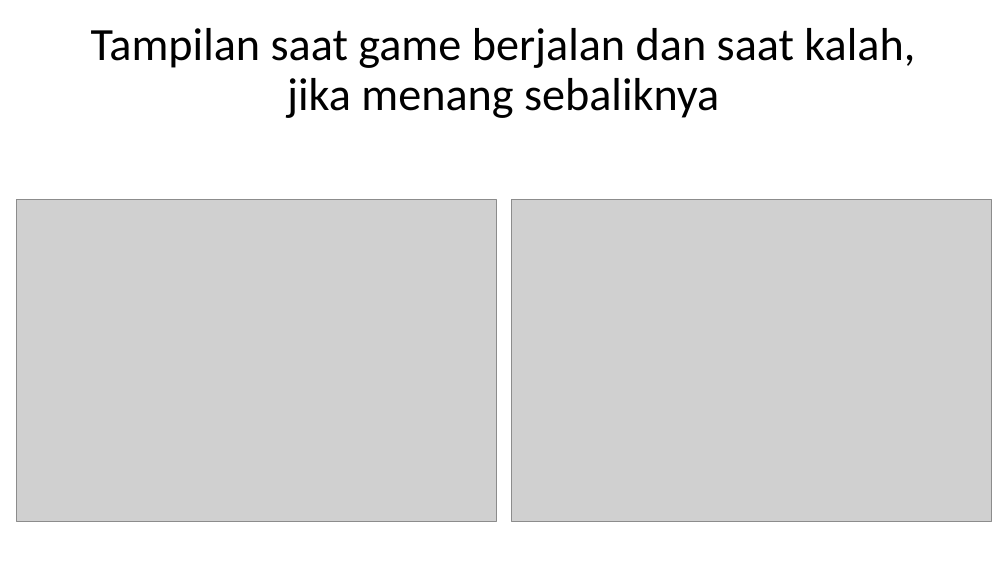
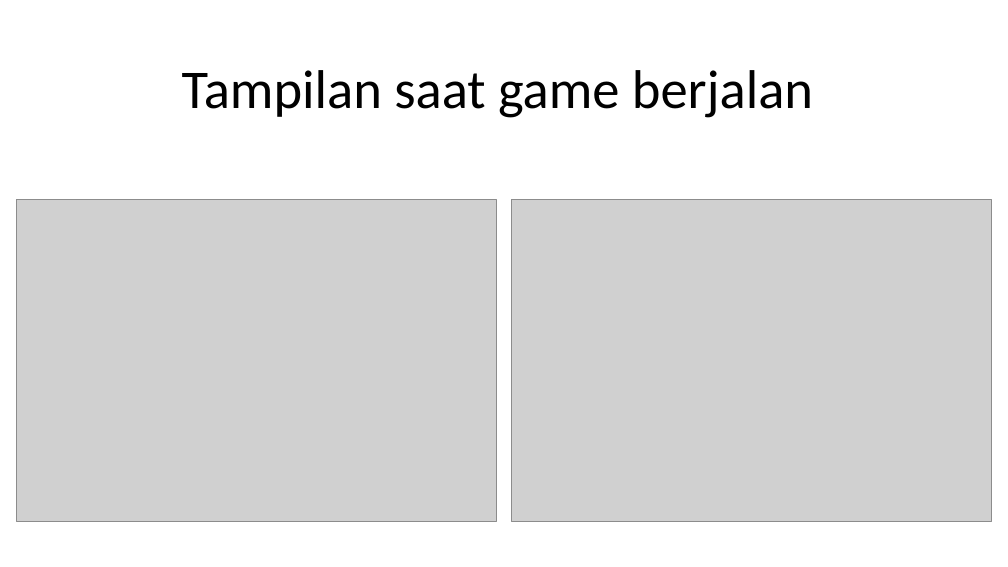
Before and after one commit to pindisel/Proyek_Hangman, a slide deck: slide 7 of Hangman.pptx (slide 8 before the commit). Drawn at 1008x567 pixels with LibreOffice and Linux fonts; fonts in the diff are those of the drawing; grey boxes stand for pictures. Boxes give left, top, right and bottom in pixels: in the first picture for what was removed or moved away, otherwise in the second. Text is boxed around its words. In the diff, an @@ line names an element or a change of style, - is before the commit and + after.

```diff
--- a/Hangman.pptx
+++ b/Hangman.pptx
@@ title at [182, 70, 813, 118]: text changed; size 44 to 52 pt @@
-Tampilan saat game berjalan dan saat kalah, jika menang sebaliknya
+Tampilan saat game berjalan
```
Also in this commit, not shown: 1 other slide changed, 1 slide added, 1 slide removed.
